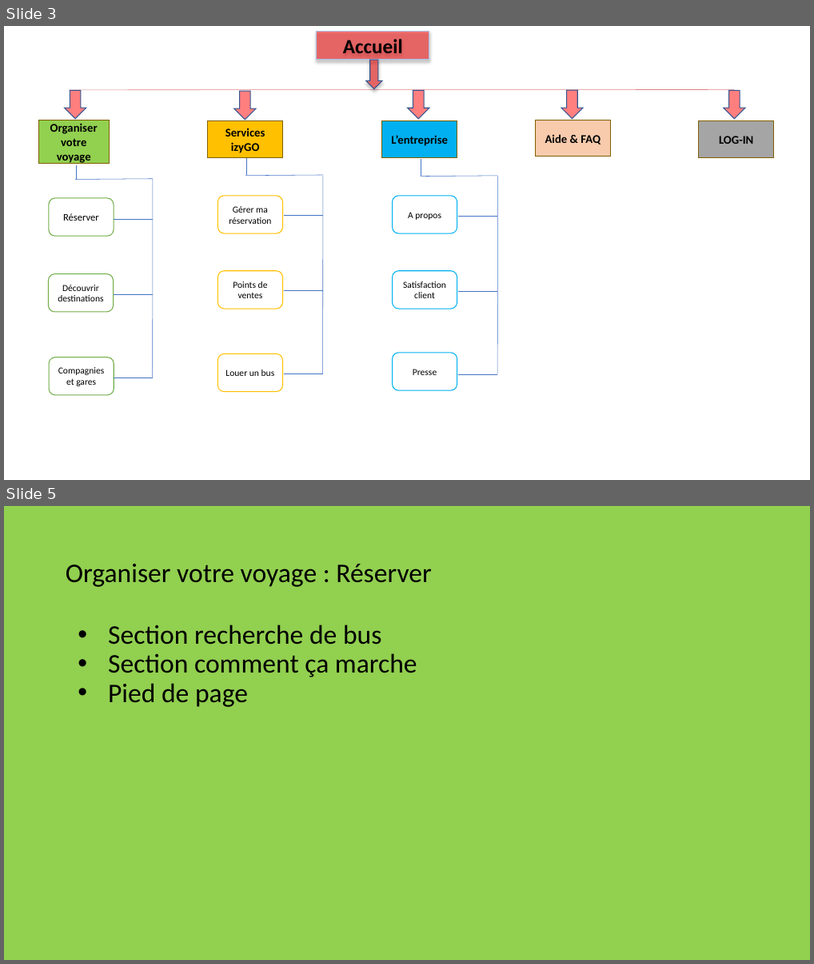
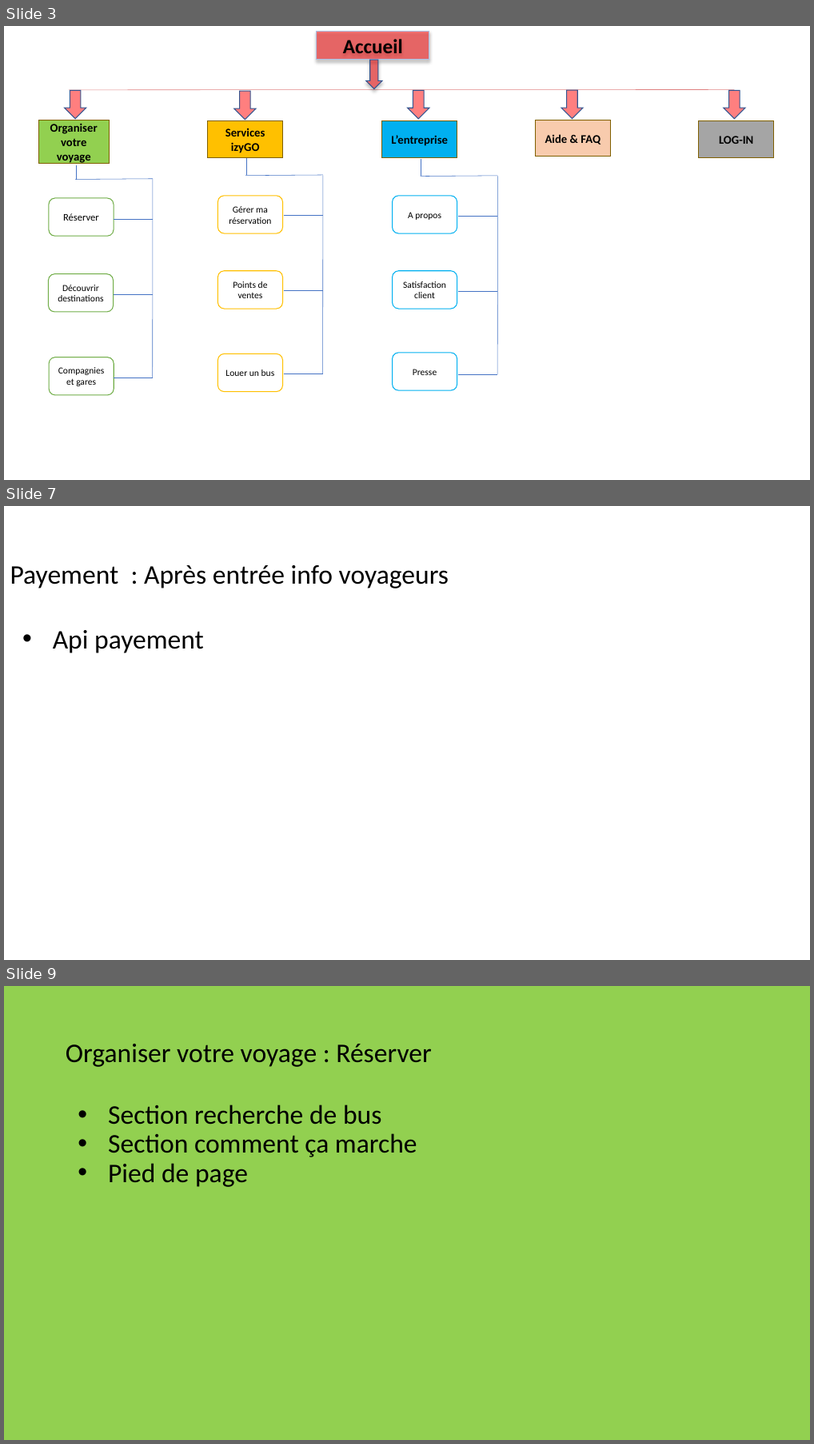
Before and after one commit to Traore-Yao/flash-go-Docs-repo-, a slide deck: maquettes/plan du site.pptx. Shown one above the other, each under a label of ours: slides 3 and 5 before the commit, slides 3, 7 and 9 after it; the slides between them are not shown. The pictures are 814x964 and 814x1444 pixels, drawn with LibreOffice and Linux fonts; fonts in the diff are those of the drawing. Boxes give left, top, right and bottom in pixels: in the first picture for what was removed or moved away, otherwise in the second. Text is boxed around its words. In the diff, an @@ line names an element or a change of style, - is before the commit and + after.

```diff
--- a/maquettes/plan du site.pptx
+++ b/maquettes/plan du site.pptx
@@ slide 7 added at [4, 506, 810, 960], background #FFFFFF at 50% opacity @@
@@ title added at [10, 565, 449, 588], 32 pt, text #000000 @@
+Payement : Après entrée info voyageurs
@@ text added at [53, 630, 204, 653], 32 pt, text #000000 @@
+• Api payement
@@ what was slide 5 is now slide 9 @@
```
Also in this commit, not shown: 4 slides changed, 3 other slides added.
